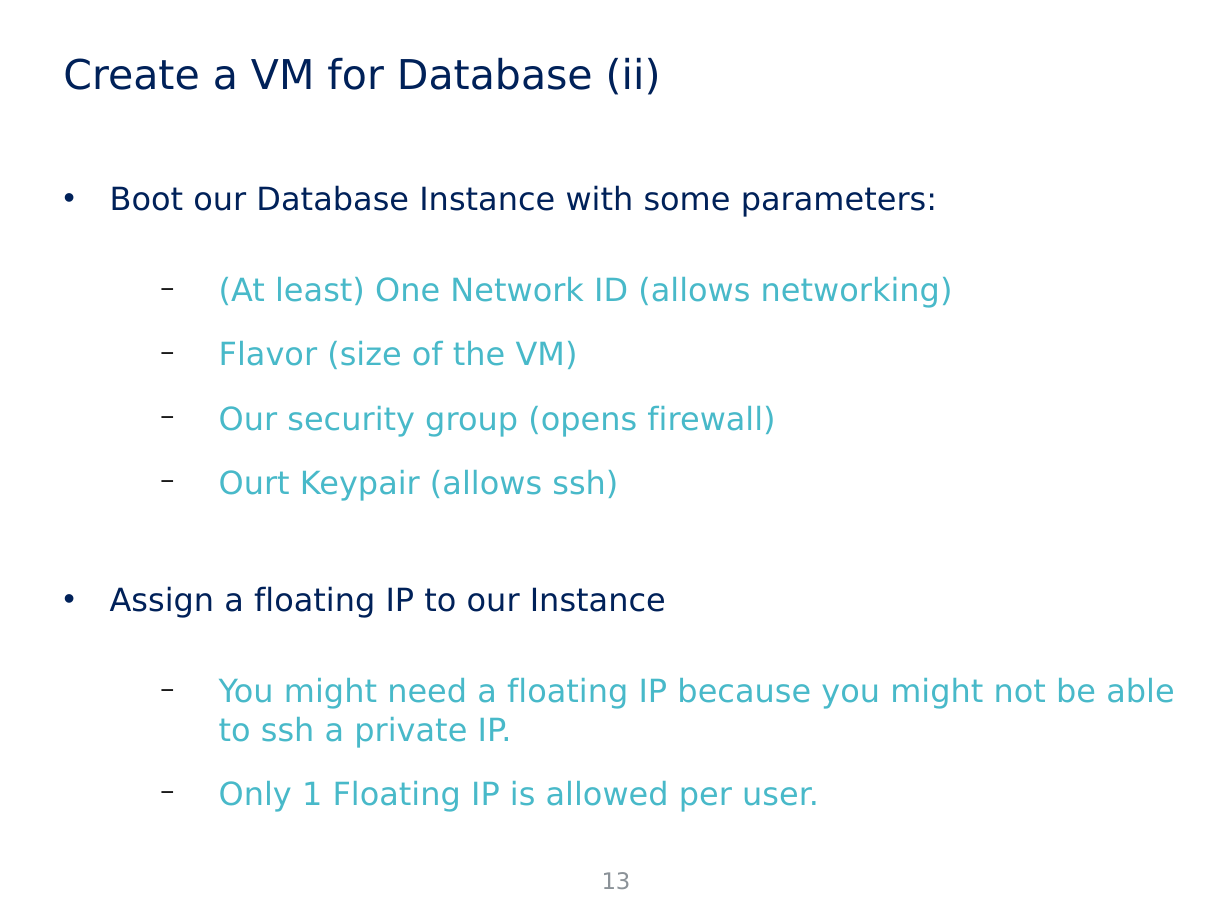
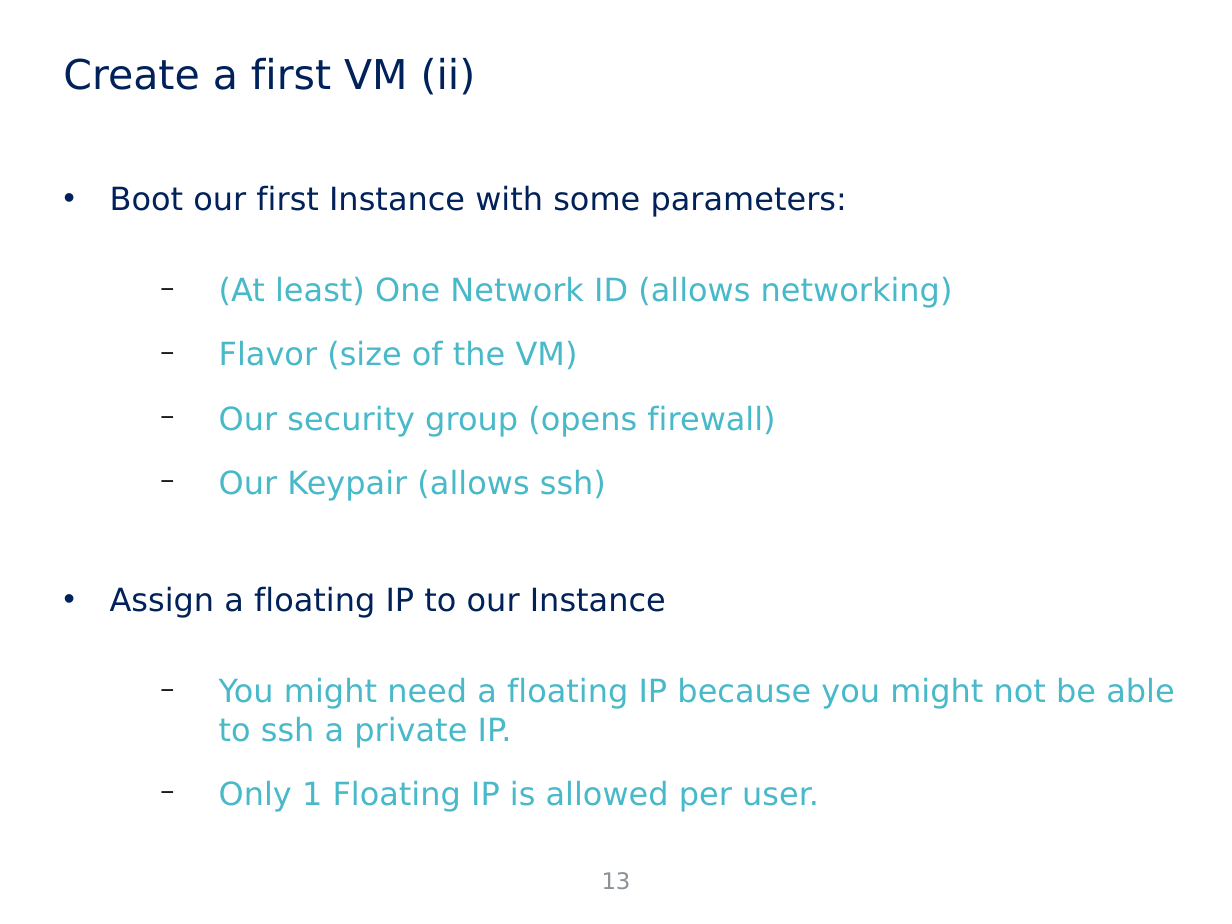
Before and after one commit to jicarretero/SummitMalaga2016, a slide deck: slide 13 of FiwareMalaga.odp. Drawn at 1232x924 pixels with LibreOffice and Linux fonts; fonts in the diff are those of the drawing; background and template pictures are left out. Boxes give left, top, right and bottom in pixels: in the first picture for what was removed or moved away, otherwise in the second. Text is boxed around its words. In the diff, an @@ line names an element or a change of style, - is before the commit and + after.

```diff
--- a/FiwareMalaga.odp
+++ b/FiwareMalaga.odp
@@ title at <box>63,57,476,95</box>: text changed @@
-Create a VM for Database (ii)
+Create a first VM (ii)
@@ text at <box>110,185,847,216</box>: text changed @@
-• Boot our Database Instance with some parameters:
+• Boot our first Instance with some parameters:
@@ text at <box>219,469,606,501</box>: text changed @@
-  − Ourt Keypair (allows ssh)
+  − Our Keypair (allows ssh)
```
Also in this commit, not shown: 10 other slides changed, 3 slides added, 7 other files.
